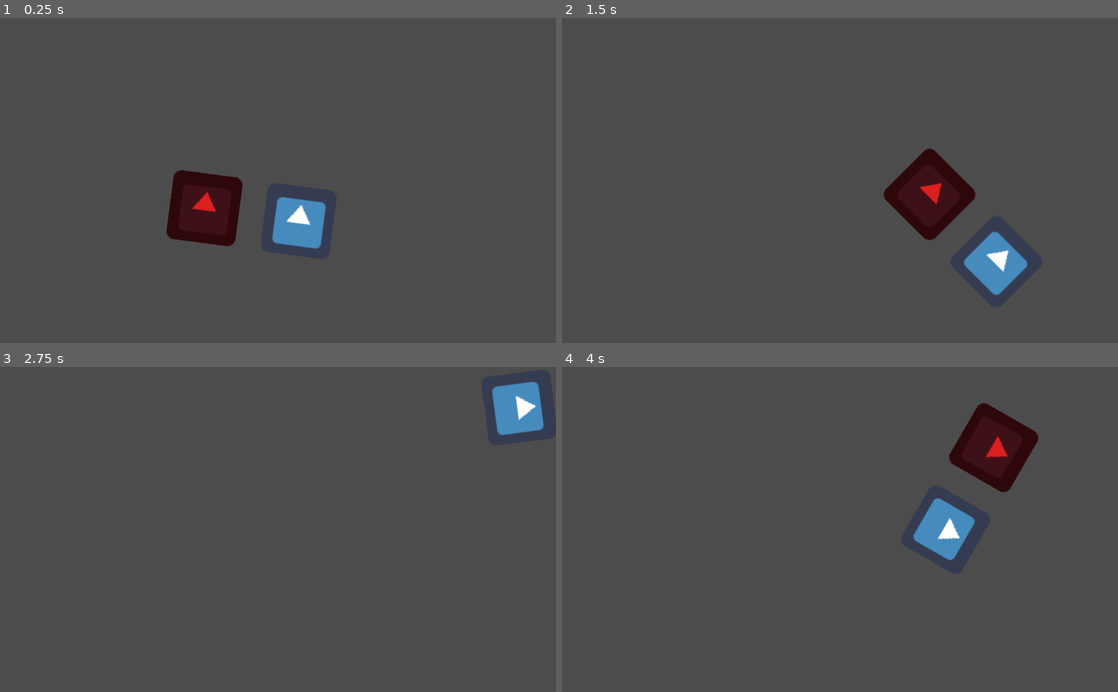
Above: before the commit, frames 1-4 (two rows, left to right).
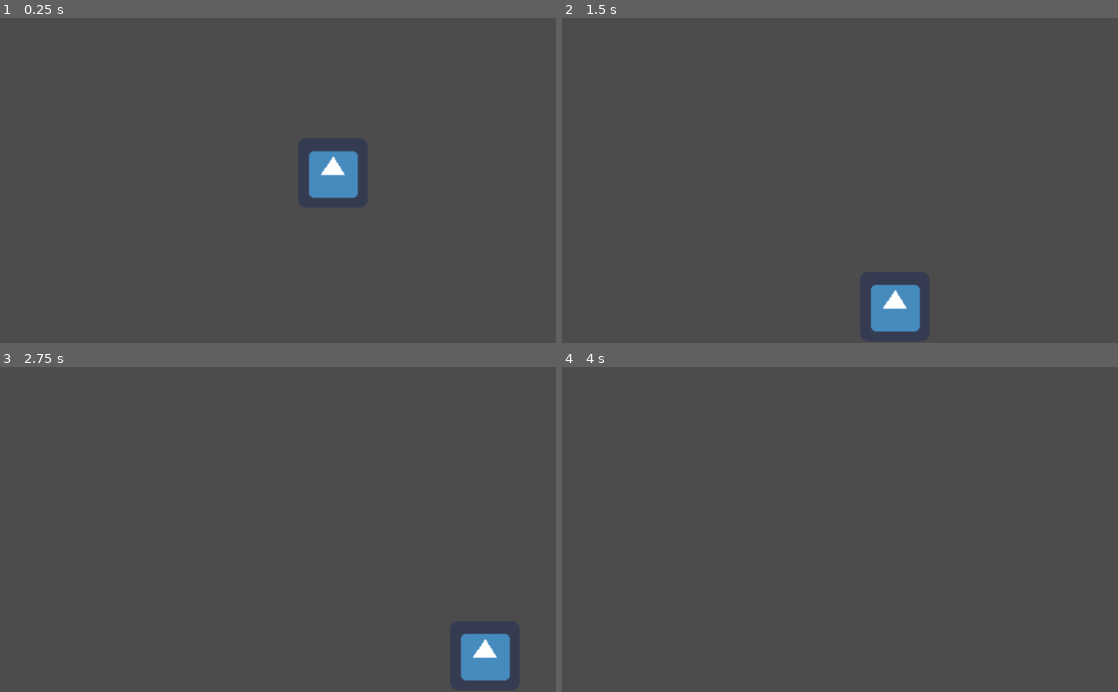
Above: after the commit, the same moments.

Repository: nelsueroo/ManelProjecte1
Game: Godot game, scene res://PantallaPrincipalSprite.tscn
The game is run twice, just before and just after one commit, with the same random seed, the same clock (stepped at 60 frames per second) and the same inputs. The engine's default icon, where the game draws it, is replaced by a stand-in: a white triangle on a blue panel in a dark square.
Inputs:
- Up to frame 1 (0.25 s): no input
- Up to frame 2 (1.5 s): hold Down (Abaix, bound only after the commit) 0.53-1.28 s; tap Up (Adalt, bound only after the commit) at 0.8, 1.35 s
- Up to frame 3 (2.75 s): tap D (Dreta, bound only after the commit) at 1.55 s; hold D (Dreta, bound only after the commit) from 2.03 s (still down); tap A (Esquerra, bound only after the commit) at 2.3 s
- Up to frame 4 (4 s): release D (Dreta, bound only after the commit) at 2.78 s; tap A (Esquerra, bound only after the commit) at 2.85 s; tap Down (Abaix, bound only after the commit) at 3.05 s; hold Down (Abaix, bound only after the commit) from 3.53 s (still down); tap Up (Adalt, bound only after the commit) at 3.8 s

The runs differ from the first frame. In frame 1, 5.2% of the frame differs, in the area x 29-65%, y 40-71%; in frame 2, 5.2%; in frame 3, 2.6%; in frame 4, 3.9%.

Commit message:
Amunt avall dreta esquerra

Diff:
--- a/PantallaPrincipalSprite.tscn
+++ b/PantallaPrincipalSprite.tscn
@@ -1,17 +1,21 @@
-[gd_scene load_steps=3 format=2]
+[gd_scene load_steps=4 format=2]
 
 [ext_resource path="res://icon.png" type="Texture" id=1]
 [ext_resource path="res://Sprite.gd" type="Script" id=2]
 
+[sub_resource type="RectangleShape2D" id=1]
+extents = Vector2( 64, 64 )
+
 [node name="Node2D" type="Node2D"]
 
-[node name="Original" type="Sprite" parent="."]
-position = Vector2( 533, 280 )
+[node name="Area2D" type="Area2D" parent="."]
+script = ExtResource( 2 )
+
+[node name="Original" type="Sprite" parent="Area2D"]
+position = Vector2( 113, -14 )
 scale = Vector2( 2, 2 )
 texture = ExtResource( 1 )
-script = ExtResource( 2 )
 
-[node name="Segon" type="Sprite" parent="Original"]
-modulate = Color( 0.866667, 0.12549, 0.12549, 1 )
-position = Vector2( -87.5, -0.5 )
-texture = ExtResource( 1 )
+[node name="CollisionShape2D" type="CollisionShape2D" parent="Area2D"]
+position = Vector2( 113, -14 )
+shape = SubResource( 1 )
--- a/Sprite.gd
+++ b/Sprite.gd
@@ -1,10 +1,12 @@
-extends Sprite
+extends Area2D
 
 
 # Declare member variables here. Examples:
 # var a = 2
 # var b = "text"
-export var velocitat = Vector2(200,300)
+export var velocitat = 400
+var velocitat_angular = 30
+var direccio = Vector2(0,0)
 #var velocitat = Vector2(200,0) #Vector2(200,0) la podem definir com una variable
 
 
@@ -17,10 +19,22 @@
 #func _process(delta):
 #	pass
 func _process(delta):
-	position += velocitat * delta #delta son els segons que han passat
-	rotation_degrees += 30 * delta
+	direccio = Vector2.ZERO
+	if Input.is_action_pressed("Adalt"):
+		direccio += Vector2(0,-1)
+	if Input.is_action_pressed("Abaix"):
+		direccio += Vector2(0,1)
+	if Input.is_action_pressed("Dreta"):
+		direccio += Vector2(1,0)
+	if Input.is_action_pressed("Esquerra"):
+		direccio += Vector2(-1,0)
 
-	if position.x >= 1000 or position.x <= 0:
-		velocitat.x = -velocitat.x
-	if position.y >= 600 or position.y <= 0:
-		velocitat.y = -velocitat.y
+	position += direccio.normalized() * velocitat * delta
+	#position += velocitat * delta #delta son els segons que han passat
+	#rotation_degrees += 30 * delta
+	#$Segon.rotation_degrees += velocitat_angular
+
+	#if position.x >= 1000 or position.x <= 0:
+		#velocitat.x = -velocitat.x
+	#if position.y >= 600 or position.y <= 0:
+		#velocitat.y = -velocitat.y
--- a/project.godot
+++ b/project.godot
@@ -14,6 +14,33 @@
 run/main_scene="res://PantallaPrincipalSprite.tscn"
 config/icon="res://icon.png"
 
+[input]
+
+Dreta={
+"deadzone": 0.5,
+"events": [ Object(InputEventKey,"resource_local_to_scene":false,"resource_name":"","device":0,"alt":false,"shift":false,"control":false,"meta":false,"command":false,"pressed":false,"scancode":68,"physical_scancode":0,"unicode":0,"echo":false,"script":null)
+, Object(InputEventKey,"resource_local_to_scene":false,"resource_name":"","device":0,"alt":false,"shift":false,"control":false,"meta":false,"command":false,"pressed":false,"scancode":16777233,"physical_scancode":0,"unicode":0,"echo":false,"script":null)
+ ]
+}
+Esquerra={
+"deadzone": 0.5,
+"events": [ Object(InputEventKey,"resource_local_to_scene":false,"resource_name":"","device":0,"alt":false,"shift":false,"control":false,"meta":false,"command":false,"pressed":false,"scancode":65,"physical_scancode":0,"unicode":0,"echo":false,"script":null)
+, Object(InputEventKey,"resource_local_to_scene":false,"resource_name":"","device":0,"alt":false,"shift":false,"control":false,"meta":false,"command":false,"pressed":false,"scancode":16777231,"physical_scancode":0,"unicode":0,"echo":false,"script":null)
+ ]
+}
+Adalt={
+"deadzone": 0.5,
+"events": [ Object(InputEventKey,"resource_local_to_scene":false,"resource_name":"","device":0,"alt":false,"shift":false,"control":false,"meta":false,"command":false,"pressed":false,"scancode":16777232,"physical_scancode":0,"unicode":0,"echo":false,"script":null)
+, Object(InputEventKey,"resource_local_to_scene":false,"resource_name":"","device":0,"alt":false,"shift":false,"control":false,"meta":false,"command":false,"pressed":false,"scancode":87,"physical_scancode":0,"unicode":0,"echo":false,"script":null)
+ ]
+}
+Abaix={
+"deadzone": 0.5,
+"events": [ Object(InputEventKey,"resource_local_to_scene":false,"resource_name":"","device":0,"alt":false,"shift":false,"control":false,"meta":false,"command":false,"pressed":false,"scancode":16777234,"physical_scancode":0,"unicode":0,"echo":false,"script":null)
+, Object(InputEventKey,"resource_local_to_scene":false,"resource_name":"","device":0,"alt":false,"shift":false,"control":false,"meta":false,"command":false,"pressed":false,"scancode":83,"physical_scancode":0,"unicode":0,"echo":false,"script":null)
+ ]
+}
+
 [physics]
 
 common/enable_pause_aware_picking=true
